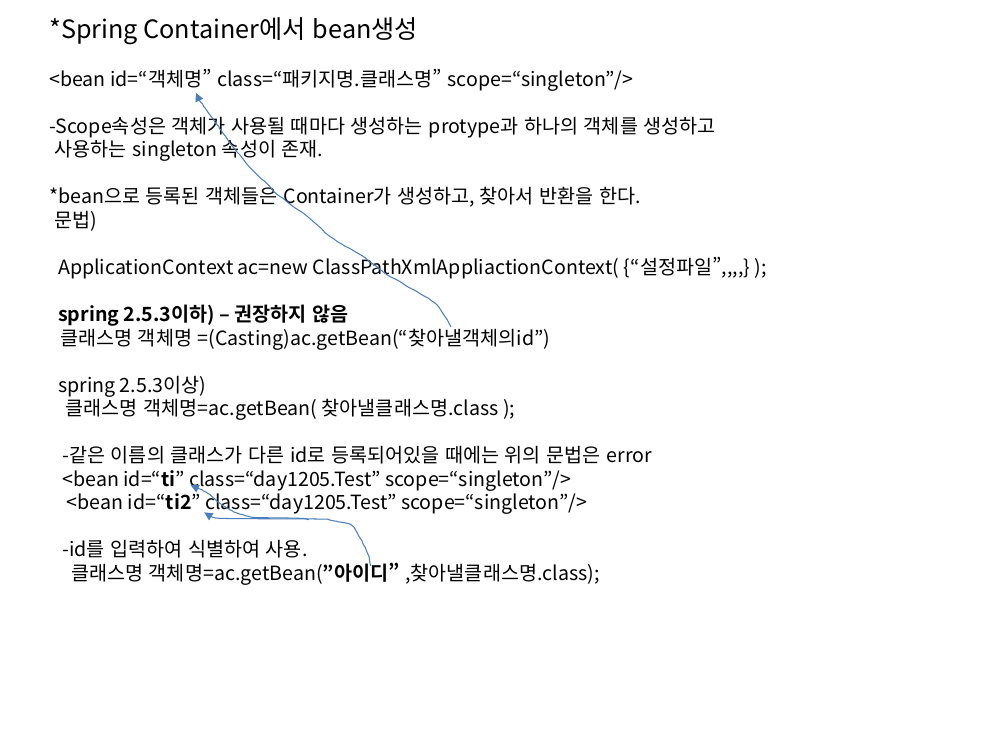
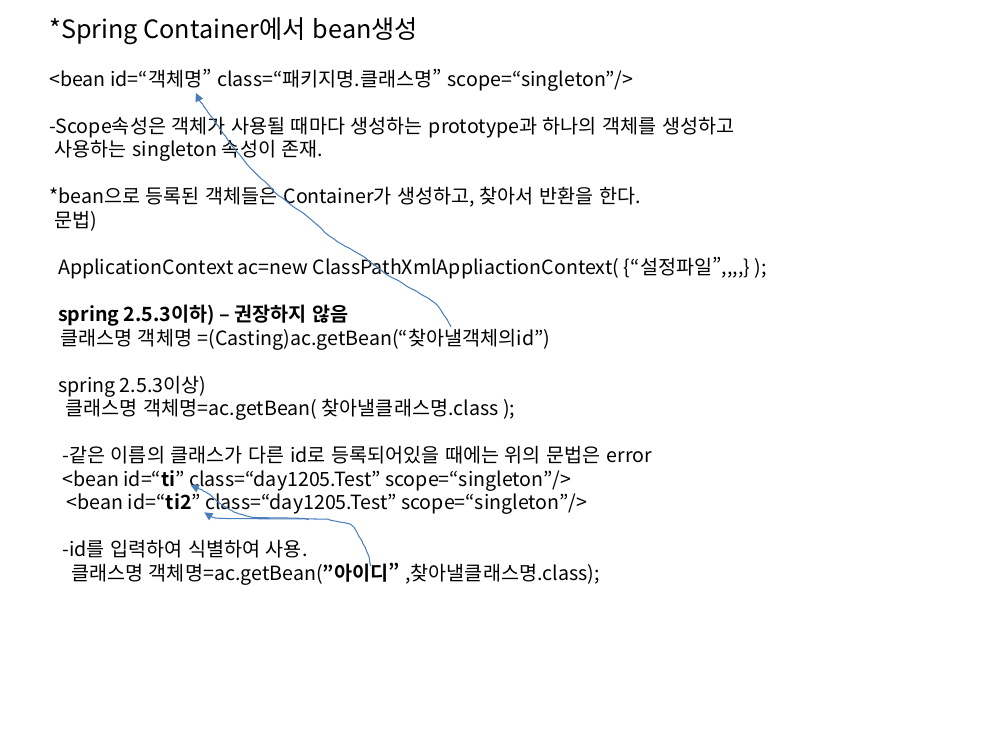
Before and after one commit to In0code/Programming_note, a slide deck: slide 3 of PPT/20231204_spring_di.pptx. Drawn at 1008x756 pixels with LibreOffice and Linux fonts; fonts in the diff are those of the drawing. Boxes give left, top, right and bottom in pixels: in the first picture for what was removed or moved away, otherwise in the second. Text is boxed around its words. In the diff, an @@ line names an element or a change of style, - is before the commit and + after.

```diff
--- a/PPT/20231204_spring_di.pptx
+++ b/PPT/20231204_spring_di.pptx
@@ text at (x1=49, y1=113, x2=734, y2=138): text changed @@
--Scope속성은 객체가 사용될 때마다 생성하는 protype과 하나의 객체를 생성하고
+-Scope속성은 객체가 사용될 때마다 생성하는 prototype과 하나의 객체를 생성하고
```
Also in this commit, not shown: 2 other slides changed, 5 slides added, 1 other file.
